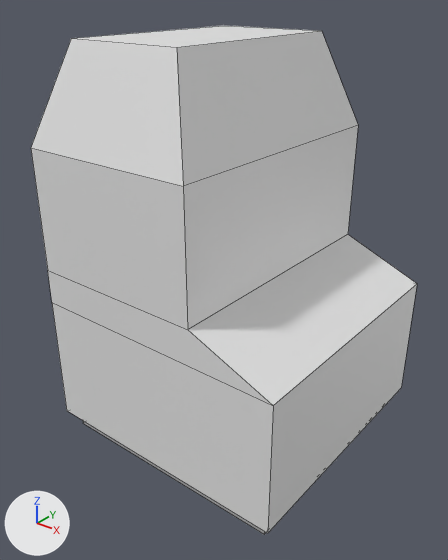
The Blender file Assets/Models/JukeBox.blend as it was, and as the next commit left it.
Before and after are seen from a 50 mm lens placed at (1.236, -1.678, 1.632), pointed at (-0.047, -0.074, 0.637). Every picture has the same lights, and +X, +Y and +Z are marked at lower left. Mesh edges are drawn as thin lines.

Before the edit, the objects in view are built like this:
```python
me_cube_001 = bpy.data.meshes.new('Cube.001')
me_cube_001.from_pydata(...)  # 28 vertices, 26 faces; spans x -0.74..0.66, y -0.7..0.7, z 0.0..2.08
ob_cube = bpy.data.objects.new('Cube', me_cube_001)
ob_cube.location = (0.0, 0.0, 0.0)
ob_cube.scale = (0.707, 0.707, 0.707)
```
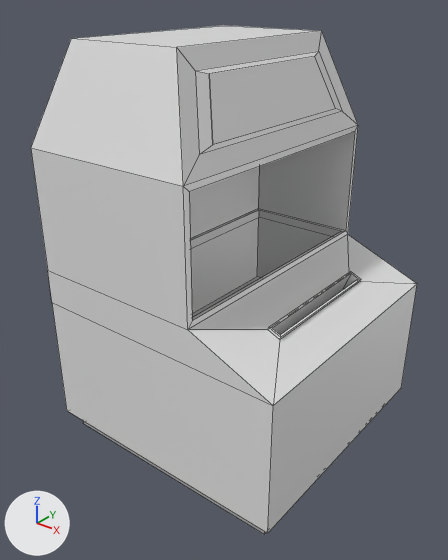
What differs and where, as boxes [x1, y1, x2, y2] in the pictures (448 x 560 px):
part 1 of me_cube_001, built on
    both: [177, 31, 417, 405]
'NamePlate', unchanged, uncovered by the edit
    after: [210, 56, 336, 145]

The change in detail:
Material 'Box' (mat_box) is new.
Its base color is (0.8, 0.8, 0.8) (white #e7e7e7).
Its roughness is 0.4.
me_cube_001 is used by ob_cube; location (0.0, 0.0, 0.0); scale (0.707, 0.707, 0.707).
me_cube_001 had 28 vertices, 26 faces and spanned x -0.74..0.66, y -0.7..0.7, z 0.0..2.08.
me_cube_001 now has 76 vertices, 74 faces and spans x -0.74..0.66, y -0.7..0.7, z 0.0..2.08.
Part 1, on me_cube_001:
3 faces are deleted.
36 vertices are added at x -0.41..0.47, y -0.67..0.67, z 0.52..1.99.
6 new vertices lie (0.62, 0.0, 0.0) away from vertices in x -0.41, y -0.67..0.67, z 1.01..1.57.
6 new vertices lie (0.58, 0.0, 0.0) away from vertices in x -0.39, y -0.65..0.65, z 0.54..1.01.
51 new faces join them.
me_cube_001 now uses material mat_box (white #e7e7e7).
